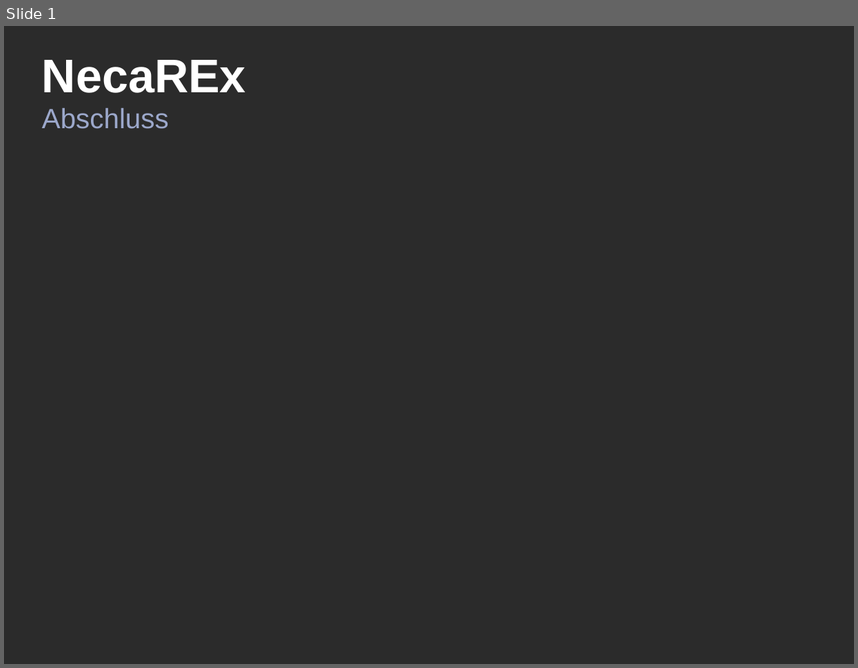
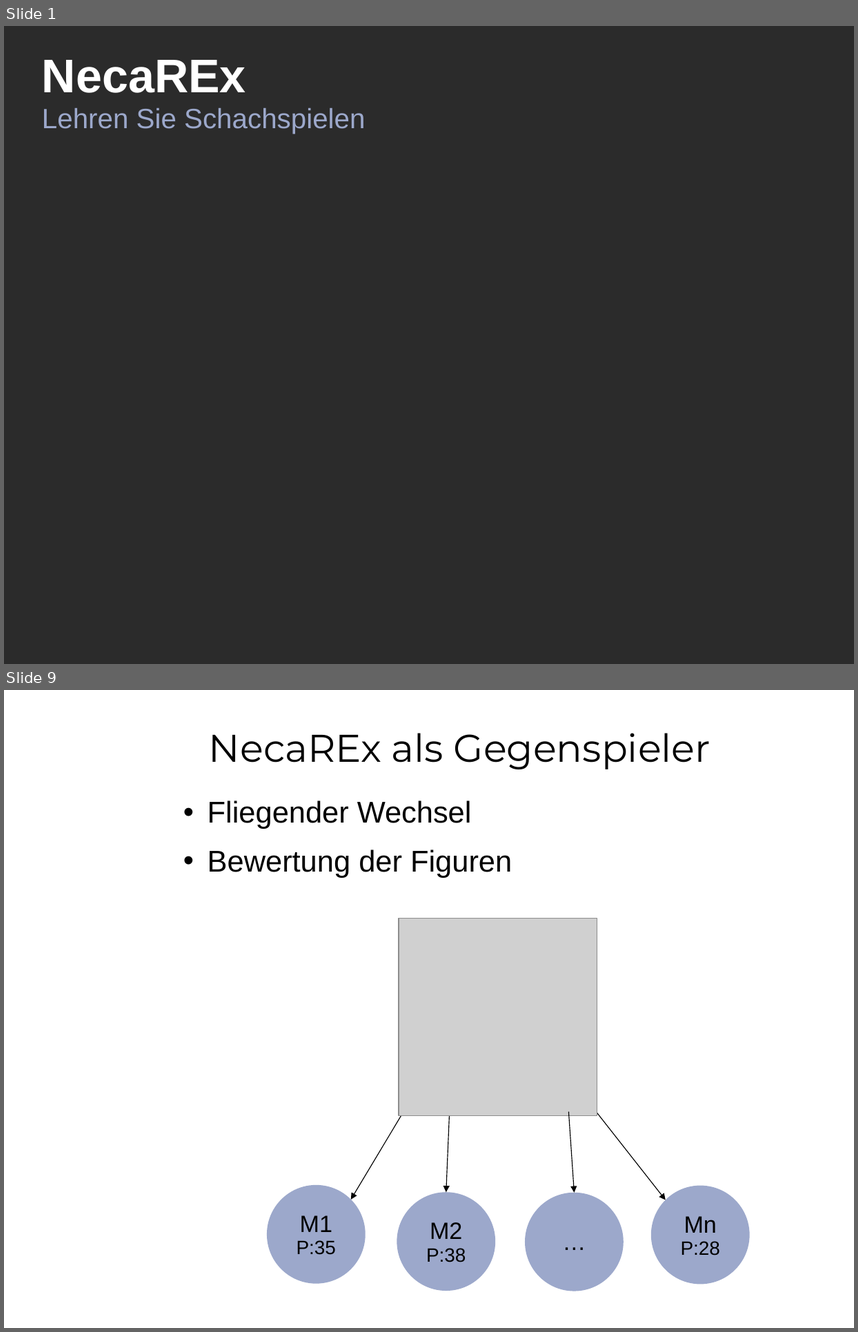
Before and after one commit to sprengmeister/IT10-t_SWE1_chess, a slide deck: Planung/04_Resultate/Resultate.pptx. Shown one above the other, each under a label of ours: slide 1 before the commit, slides 1 and 9 after it; the slides between them are not shown. The pictures are 858x668 and 858x1332 pixels, drawn with LibreOffice and Linux fonts; fonts in the diff are those of the drawing; grey boxes stand for pictures; background and template pictures are left out; a plain dark background stands for a picture behind light text. Boxes give left, top, right and bottom in pixels: in the first picture for what was removed or moved away, otherwise in the second. Text is boxed around its words. In the diff, an @@ line names an element or a change of style, - is before the commit and + after.

```diff
--- a/Planung/04_Resultate/Resultate.pptx
+++ b/Planung/04_Resultate/Resultate.pptx
@@ slide 9 added at [4, 690, 854, 1328], background picture (left out) @@
@@ text added at [209, 733, 711, 769], 36 pt, text #000000 @@
+NecaREx als Gegenspieler
@@ text added at [208, 800, 512, 878], 28 pt, text #000000 @@
+• Fliegender Wechsel
+• Bewertung der Figuren
@@ picture added at [399, 918, 597, 1115] @@
@@ arrow added from (552, 1054) to (666, 1200), #000000 0.75 pt @@
@@ arrow added from (401, 1115) to (351, 1199), #000000 0.75 pt @@
@@ arrow added from (450, 1115) to (446, 1192), #000000 0.75 pt @@
@@ arrow added from (568, 1111) to (575, 1192), #000000 0.75 pt @@
@@ ellipse added at [267, 1185, 366, 1283], fill #9CA8CB, 18 pt, text #000000 @@
+M1
+P:35
@@ ellipse added at [651, 1185, 750, 1284], fill #9CA8CB, 18 pt, text #000000 @@
+Mn
+P:28
@@ ellipse added at [397, 1192, 496, 1291], fill #9CA8CB, 18 pt, text #000000 @@
+M2
+P:38
@@ ellipse added at [526, 1192, 624, 1291], fill #9CA8CB, 22 pt, text #000000 @@
+…
@@ slide 1 changed as well @@
@@ title at [42, 60, 365, 134]: text changed @@
-NecaREx
-Abschluss
+NecaREx
+Lehren Sie Schachspielen
```
Also in this commit, not shown: 2 other slides changed, 7 other slides added, 8 slides removed, 1 other file.
